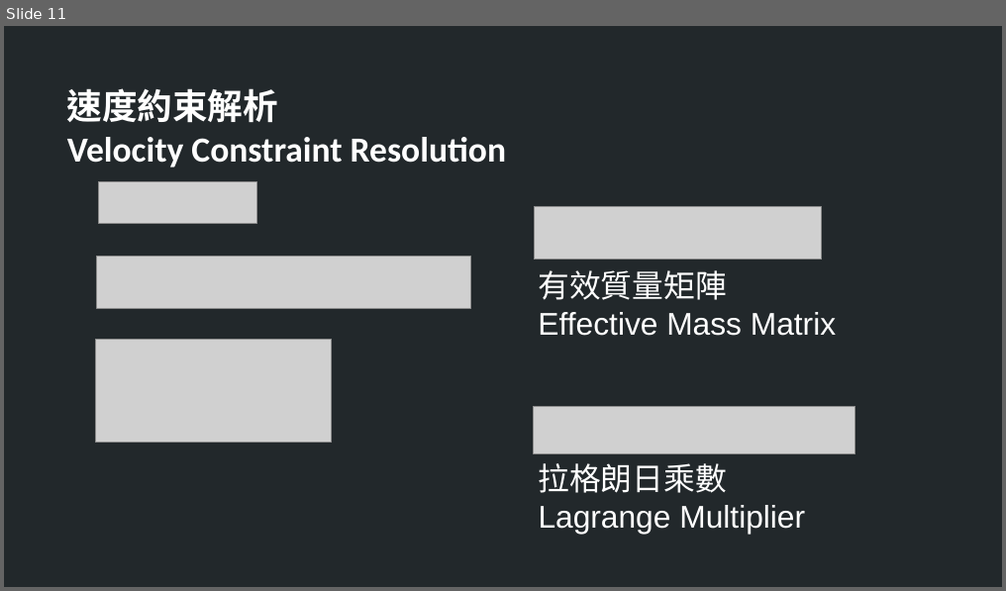
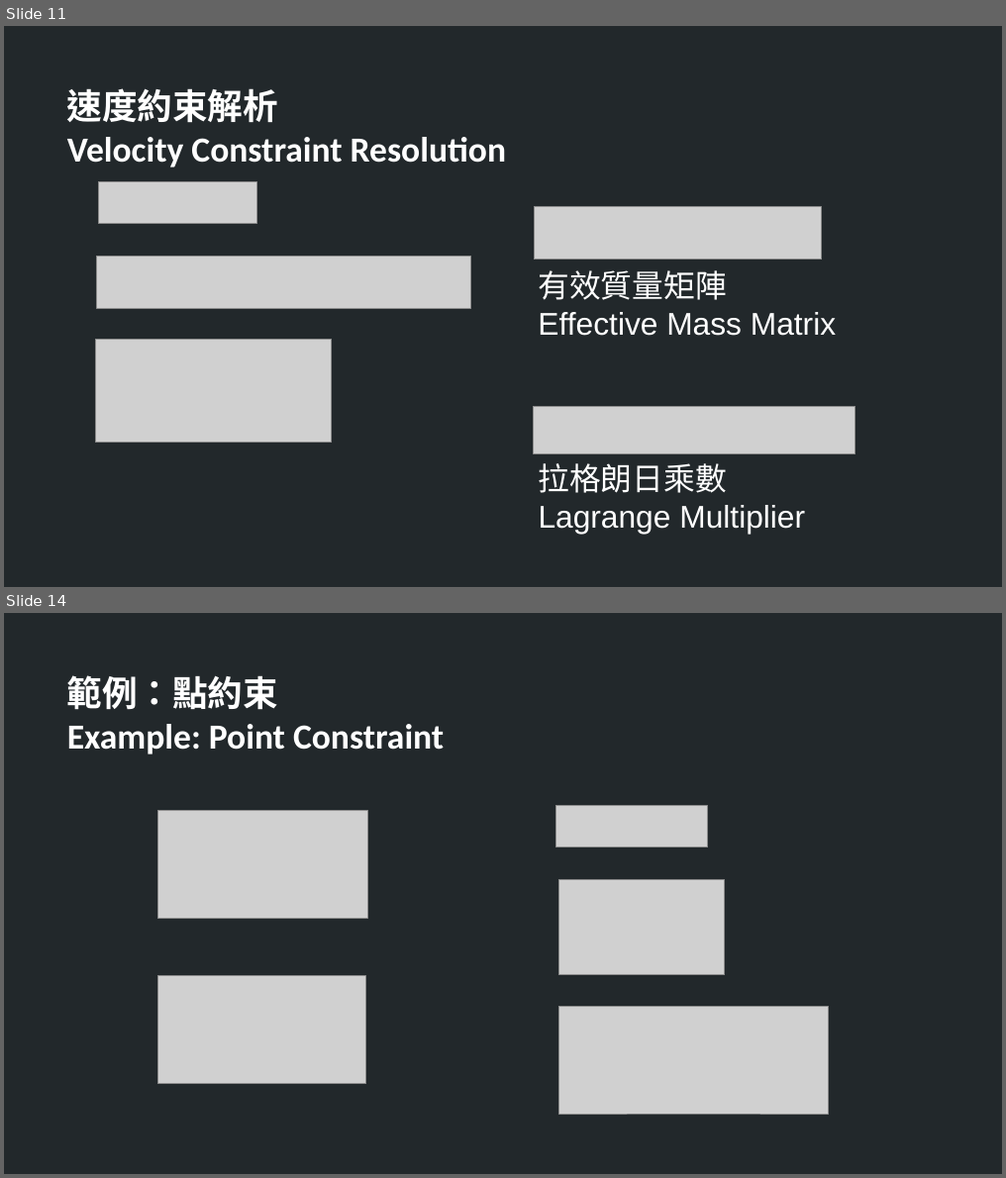
Before and after one commit to TheAllenChou/unity-physics-constraints, a slide deck: slides/physics constraints in games.odp. Shown one above the other, each under a label of ours: slide 11 before the commit, slides 11 and 14 after it; the slides between them are not shown. The pictures are 1006x591 and 1006x1178 pixels, drawn with LibreOffice and Linux fonts; fonts in the diff are those of the drawing; grey boxes stand for pictures. Boxes give left, top, right and bottom in pixels: in the first picture for what was removed or moved away, otherwise in the second. Text is boxed around its words. In the diff, an @@ line names an element or a change of style, - is before the commit and + after.

```diff
--- a/slides/physics constraints in games.odp
+++ b/slides/physics constraints in games.odp
@@ slide 14 added at bbox=[4, 613, 1002, 1174], background #22282B @@
@@ text added at bbox=[67, 675, 444, 755], 28 pt, text #FFFFFF, bold @@
+範例：點約束
+Example: Point Constraint
@@ picture added at bbox=[157, 810, 368, 918] @@
@@ picture added at bbox=[556, 806, 708, 848] @@
@@ picture added at bbox=[559, 880, 725, 975] @@
@@ picture added at bbox=[157, 976, 366, 1084] @@
@@ picture added at bbox=[559, 1007, 828, 1115] @@
```
Also in this commit, not shown: 3 slides changed, 3 other slides added.
